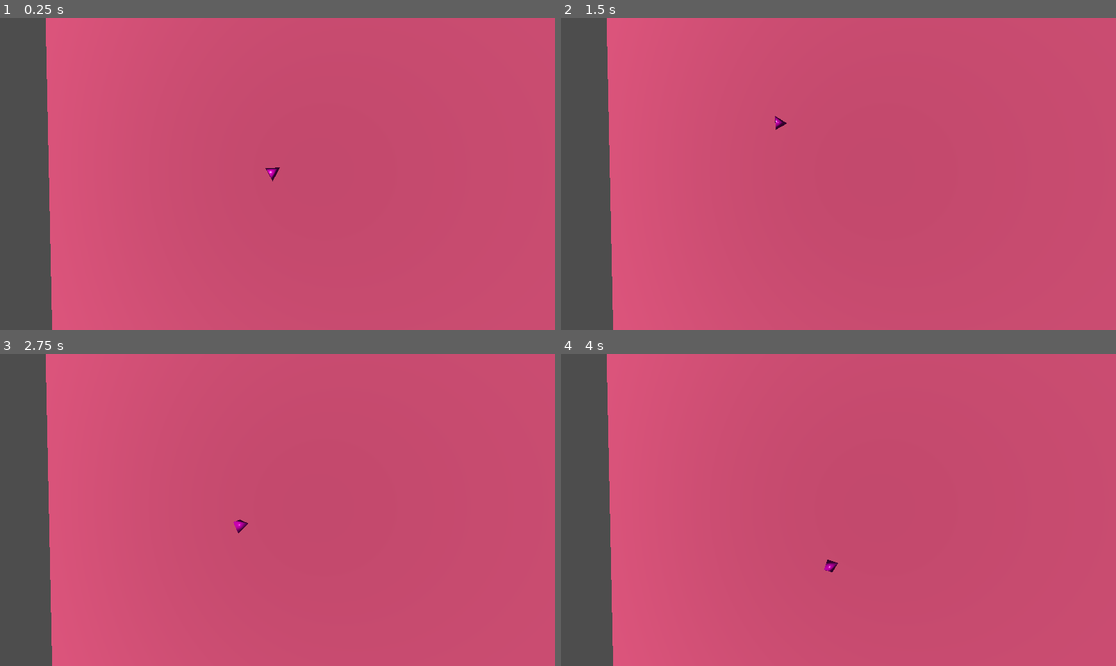
Above: before the commit, frames 1-4 (two rows, left to right).
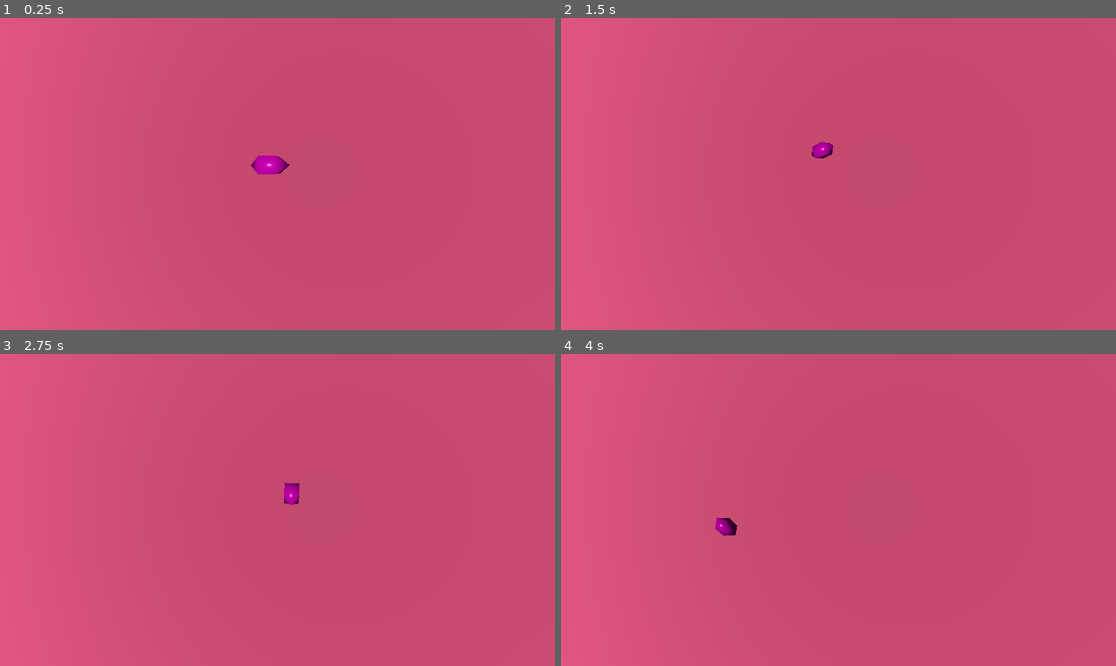
Above: after the commit, the same moments.

Repository: SadBonana/INTD450-Dice_Game
Game: Godot game, scene res://world.tscn
Same seed, same stepped clock (60 frames per second), same inputs: the game is played once before the commit and once after it. This scene is started directly instead of the project's main scene.
Inputs:
- Up to frame 1 (0.25 s): no input
- Up to frame 2 (1.5 s): tap Enter (ui_accept) at 0.5, 1.35 s; hold Enter (ui_accept) 0.53-1.28 s
- Up to frame 3 (2.75 s): tap Enter (ui_accept) at 1.52, 1.82 s; hold Enter (ui_accept) from 2.03 s (still down)
- Up to frame 4 (4 s): release Enter (ui_accept) at 2.78 s; tap Enter (ui_accept) at 2.85, 3.02, 3.32 s; hold Enter (ui_accept) from 3.53 s (still down)

The runs differ from the first frame. In frame 1, 9.1% of the frame differs, in the area x 0-53%, y 0-100%; in frame 2, 9.0%; in frame 3, 9.1%; in frame 4, 9.1%.

Commit message:
Created alternate d4

Diff:
--- /dev/null
+++ b/d4v2_roll.gd
@@ -0,0 +1,52 @@
+extends RigidBody3D
+
+
+var start_pos
+var roll_strength = 30
+
+var is_rolling = false
+
+signal roll_finished(value)
+
+
+func _ready():
+	start_pos = global_position
+
+
+func _input(event):
+	if event.is_action_pressed("ui_accept"): #&& !is_rolling:
+		_roll()
+
+
+func _roll():
+	#Reset state
+	sleeping = false
+	freeze = false
+	transform.origin = start_pos
+	linear_velocity = Vector3.ZERO
+	angular_velocity = Vector3.ZERO
+
+	#Random Rotation
+	transform.basis = Basis(Vector3.RIGHT, randf_range(0,2*PI)) * transform.basis
+	transform.basis = Basis(Vector3.UP, randf_range(0,2*PI)) * transform.basis
+	transform.basis = Basis(Vector3.FORWARD, randf_range(0,2*PI)) * transform.basis
+
+	#Random throw impulse
+	var throw_vector = Vector3(randf_range(-1,1),0,randf_range(-1,1)).normalized()
+	angular_velocity = throw_vector * roll_strength /2
+	apply_central_impulse(throw_vector * roll_strength)
+
+	is_rolling = true
+
+func _on_sleeping_state_changed():
+	#if sleeping:
+		#var landed_on_side = false
+		pass
+
+		#for raycast in raycasts:
+		#	if raycast.is_colliding():
+	#			roll_finished.emit(raycast.opposite_side)
+	#			is_rolling = false
+	#			landed_on_side = true
+	#	if !landed_on_side:
+	#		_roll()
--- /dev/null
+++ b/d4v2_roll.tscn
@@ -0,0 +1,23 @@
+[gd_scene load_steps=4 format=3 uid="uid://vuxdrh08xtyi"]
+
+[ext_resource type="PackedScene" uid="uid://cv01k05v6s0kf" path="res://models/d4v2.glb" id="1_pd6me"]
+[ext_resource type="Script" path="res://d4v2_roll.gd" id="1_rfk8p"]
+
+[sub_resource type="ConvexPolygonShape3D" id="ConvexPolygonShape3D_521jk"]
+points = PackedVector3Array(0.614363, 0.617722, 0.617725, 1.46177, -0.000124633, -0.000117421, 0.614363, 0.617722, -0.617718, -0.62115, 0.617722, 0.617725, 0.614363, -0.61773, 0.617725, 0.614363, -0.61773, -0.617718, -0.62115, 0.617722, -0.617718, -1.4365, -3.69549e-06, -0.000117421, -0.62115, -0.61773, 0.617725, -0.62115, -0.61773, -0.617718)
+
+[node name="D4v2" type="RigidBody3D"]
+transform = Transform3D(1, 0, 0, 0, 1, 0, 0, 0, 1, 0.343432, 0.146554, 0.601437)
+script = ExtResource("1_rfk8p")
+
+[node name="CollisionShape3D" type="CollisionShape3D" parent="."]
+transform = Transform3D(1, 0, 0, 0, 1, 0, 0, 0, 1, -0.468713, 0.0283232, -1.03513)
+shape = SubResource("ConvexPolygonShape3D_521jk")
+
+[node name="d4v2" parent="." instance=ExtResource("1_pd6me")]
+transform = Transform3D(1, 0, 0, 0, 1, 0, 0, 0, 1, -0.462025, 0, -1.03387)
+
+[node name="D4v2" parent="d4v2" index="0"]
+transform = Transform3D(1, 0, 0, 0, 1, 0, 0, 0, 1, -0.00668824, 0.0283232, -0.0012607)
+
+[editable path="d4v2"]
--- a/world.tscn
+++ b/world.tscn
@@ -1,7 +1,8 @@
-[gd_scene load_steps=16 format=3 uid="uid://dj6gqnhm2fcch"]
+[gd_scene load_steps=17 format=3 uid="uid://dj6gqnhm2fcch"]
 
 [ext_resource type="Script" path="res://world.gd" id="1_0trjs"]
 [ext_resource type="PackedScene" uid="uid://c3lbeir6kyyg6" path="res://d4_roll.tscn" id="1_7u334"]
+[ext_resource type="PackedScene" uid="uid://vuxdrh08xtyi" path="res://d4v2_roll.tscn" id="3_s7pkb"]
 
 [sub_resource type="PhysicsMaterial" id="PhysicsMaterial_hoaua"]
 
@@ -20,25 +21,25 @@
 bounce = 1.0
 
 [sub_resource type="BoxShape3D" id="BoxShape3D_sgr6g"]
-size = Vector3(1, 8.02783, 32.6592)
+size = Vector3(1, 11.8757, 32.6592)
 
 [sub_resource type="PhysicsMaterial" id="PhysicsMaterial_t8c04"]
 bounce = 1.0
 
 [sub_resource type="BoxShape3D" id="BoxShape3D_kkkca"]
-size = Vector3(27.9867, 6.00189, 1)
+size = Vector3(27.9867, 10.4247, 1)
 
 [sub_resource type="PhysicsMaterial" id="PhysicsMaterial_pdpqj"]
 bounce = 1.0
 
 [sub_resource type="BoxShape3D" id="BoxShape3D_180v7"]
-size = Vector3(1, 6.98853, 32.0434)
+size = Vector3(1, 9.9552, 32.0434)
 
 [sub_resource type="PhysicsMaterial" id="PhysicsMaterial_678s3"]
 bounce = 1.0
 
 [sub_resource type="BoxShape3D" id="BoxShape3D_fbxqy"]
-size = Vector3(29.4125, 8.99271, 1)
+size = Vector3(29.4125, 13.7931, 1)
 
 [sub_resource type="Environment" id="Environment_q8wpu"]
 
@@ -49,45 +50,45 @@
 physics_material_override = SubResource("PhysicsMaterial_hoaua")
 
 [node name="MeshInstance3D" type="MeshInstance3D" parent="Table"]
-transform = Transform3D(1, 0, 0, 0, 1, 0, 0, 0, 1, 0.168204, -10.9592, -0.044122)
+transform = Transform3D(1, 0, 0, 0, 1, 0, 0, 0, 1, 1.27024, -7.19838, -0.676751)
 mesh = SubResource("PlaneMesh_vjdki")
 surface_material_override/0 = SubResource("StandardMaterial3D_enpap")
 
 [node name="CollisionShape3D" type="CollisionShape3D" parent="Table"]
-transform = Transform3D(1, 0, 0, 0, 1, 0, 0, 0, 1, -0.802788, -0.4995, -6.66563)
+transform = Transform3D(1, 0, 0, 0, 1, 0, 0, 0, 1, -0.802788, -4.99692, -6.66563)
 shape = SubResource("BoxShape3D_k0f4j")
 
 [node name="Wall1" type="StaticBody3D" parent="."]
 physics_material_override = SubResource("PhysicsMaterial_qkqmg")
 
 [node name="CollisionShape3D" type="CollisionShape3D" parent="Wall1"]
-transform = Transform3D(1, 0, 0, 0, 1, 0, 0, 0, 1, 18.2446, 0.0637674, -2.1246)
+transform = Transform3D(1, 0, 0, 0, 1, 0, 0, 0, 1, 5.79561, 1.98772, -2.1246)
 shape = SubResource("BoxShape3D_sgr6g")
 
 [node name="Wall2" type="StaticBody3D" parent="."]
 physics_material_override = SubResource("PhysicsMaterial_t8c04")
 
 [node name="CollisionShape3D" type="CollisionShape3D" parent="Wall2"]
-transform = Transform3D(1, 0, 0, 0, 1, 0, 0, 0, 1, 3.73635, 1.17154, 13.8363)
+transform = Transform3D(1, 0, 0, 0, 1, 0, 0, 0, 1, 3.73635, 3.38292, 5.15057)
 shape = SubResource("BoxShape3D_kkkca")
 
 [node name="Wall3" type="StaticBody3D" parent="."]
 physics_material_override = SubResource("PhysicsMaterial_pdpqj")
 
 [node name="CollisionShape3D" type="CollisionShape3D" parent="Wall3"]
-transform = Transform3D(1, 0, 0, 0, 1, 0, 0, 0, 1, -10.588, 0.54253, -1.79876)
+transform = Transform3D(1, 0, 0, 0, 1, 0, 0, 0, 1, -4.01219, 2.02587, -1.79876)
 shape = SubResource("BoxShape3D_180v7")
 
 [node name="Wall4" type="StaticBody3D" parent="."]
 physics_material_override = SubResource("PhysicsMaterial_678s3")
 
 [node name="CollisionShape3D" type="CollisionShape3D" parent="Wall4"]
-transform = Transform3D(1, 0, 0, 0, 1, 0, 0, 0, 1, 3.79193, -0.584183, -17.7979)
+transform = Transform3D(1, 0, 0, 0, 1, 0, 0, 0, 1, 3.79193, 1.81602, -6.9443)
 shape = SubResource("BoxShape3D_fbxqy")
 
 [node name="Camera3D" type="Camera3D" parent="."]
-transform = Transform3D(0.964257, -0.0034267, 0.264945, -0.264967, -0.0124703, 0.964177, 5.7138e-11, -0.999916, -0.0129325, 5.70849, 19.5438, 0)
-fov = 96.1567
+transform = Transform3D(0.964257, -0.0034267, 0.264945, -0.264967, -0.0124703, 0.964177, 5.7138e-11, -0.999916, -0.0129325, 3.43204, 10.0933, 0.579041)
+fov = 92.8125
 
 [node name="WorldEnvironment" type="WorldEnvironment" parent="."]
 environment = SubResource("Environment_q8wpu")
@@ -104,5 +105,9 @@
 
 [node name="D4" parent="." instance=ExtResource("1_7u334")]
 transform = Transform3D(1, 0, 0, 0, 1, 0, 0, 0, 1, 0.0752029, 1.56188, 0)
+visible = false
+
+[node name="D4v2" parent="." instance=ExtResource("3_s7pkb")]
+transform = Transform3D(1, 0, 0, 0, 1, 0, 0, 0, 1, 0.540006, 0.294639, 1.12818)
 
 [connection signal="roll_finished" from="D4" to="." method="_on_d_4_roll_finished"]
Not shown, added: models/d4v2.blend.import
Binary file added: models/d4v2.glb
Not shown, added: models/d4v2.glb.import
Not shown, added: models/d4v2.blend
